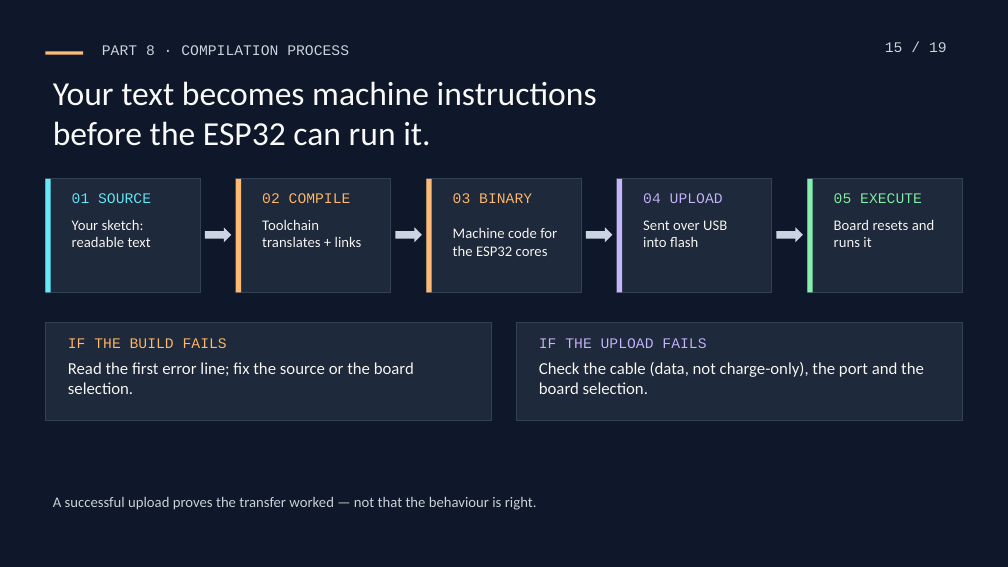
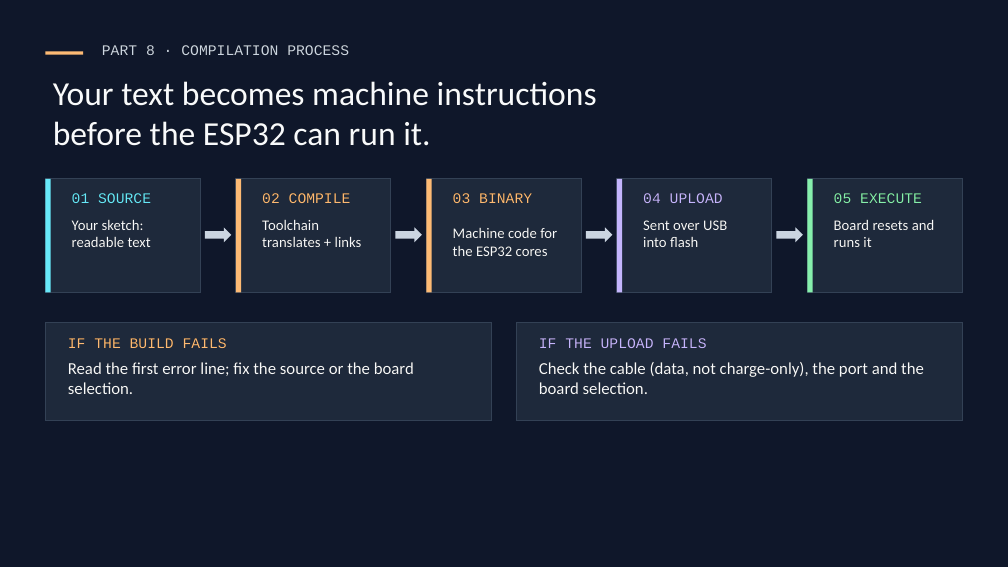
Before and after one commit to kaifshaheemj/iot-workshop, a slide deck: slide 15 of presentations/From-Sensors-to-Smart-Systems.pptx. Drawn at 1008x567 pixels with LibreOffice and Linux fonts; fonts in the diff are those of the drawing. Boxes give left, top, right and bottom in pixels: in the first picture for what was removed or moved away, otherwise in the second. Text is boxed around its words. In the diff, an @@ line names an element or a change of style, - is before the commit and + after.

```diff
--- a/presentations/From-Sensors-to-Smart-Systems.pptx
+++ b/presentations/From-Sensors-to-Smart-Systems.pptx
@@ text removed at [885, 42, 947, 52] @@
-15 / 19
@@ text removed at [53, 497, 537, 510] @@
-A successful upload proves the transfer worked — not that the behaviour is right.
```
Also in this commit, not shown: 17 other slides changed, 1 slide added, 2 slides removed, 6 other files.
